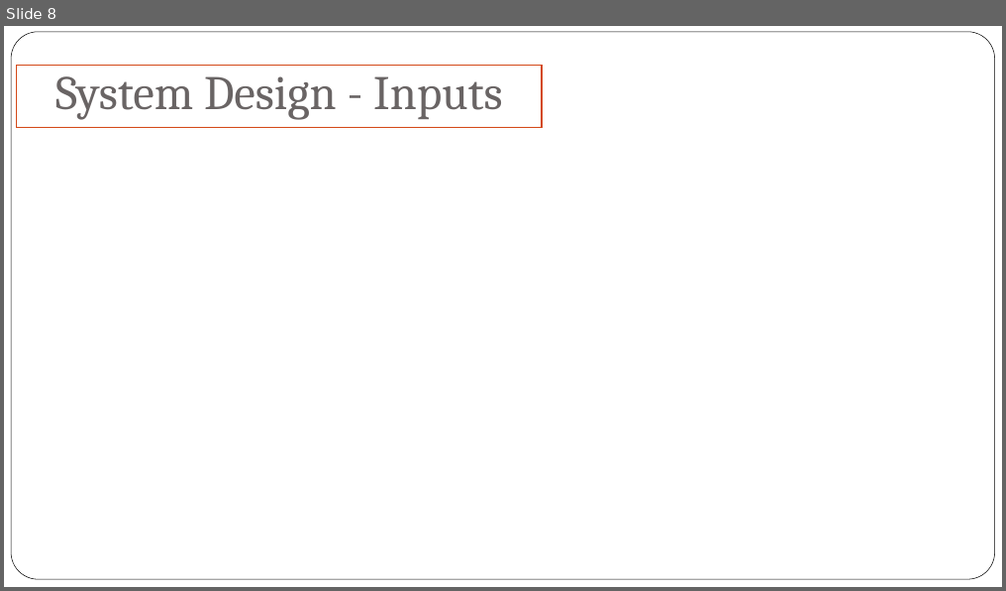
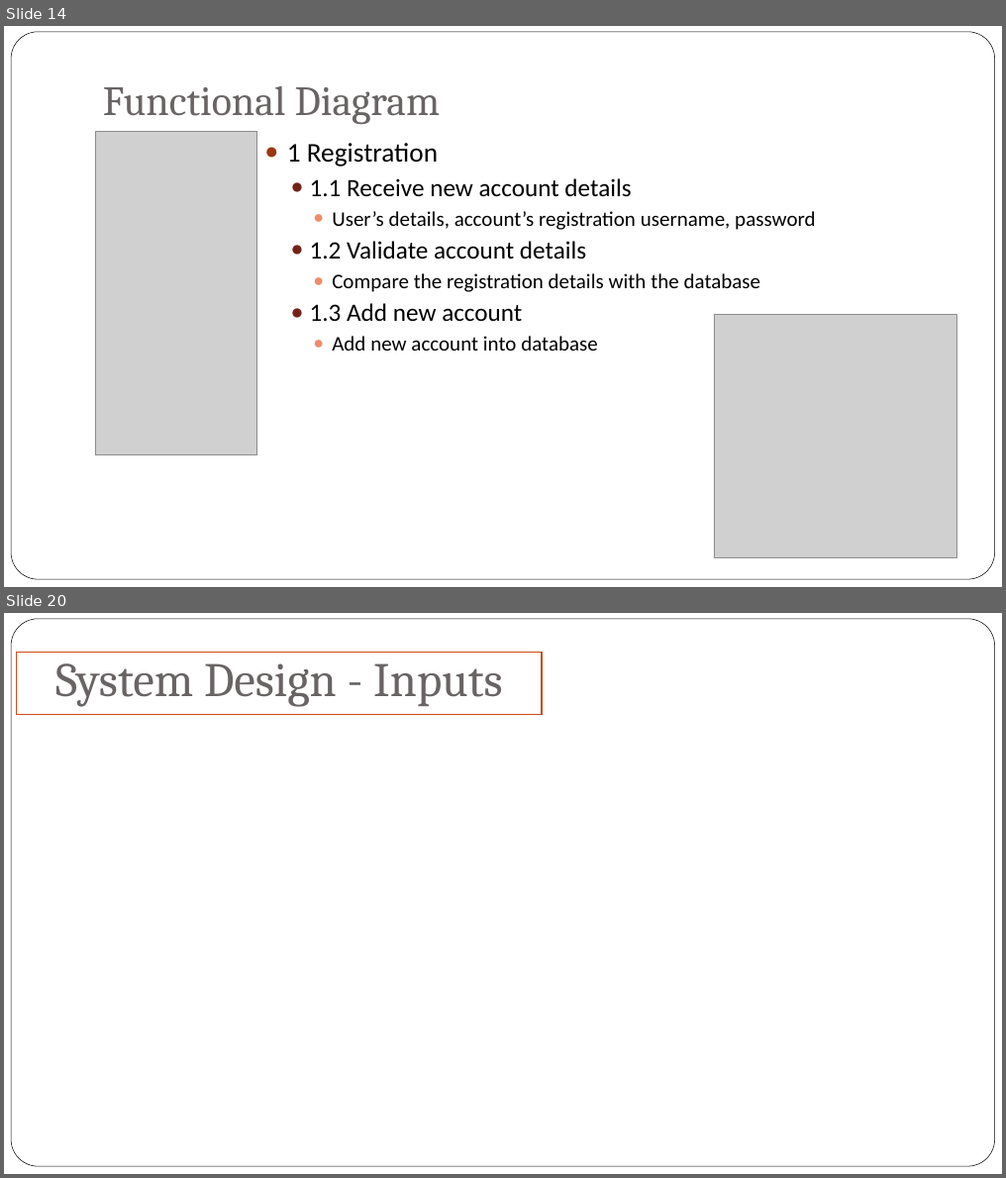
Before and after one commit to jyu1129/Library-System-IS-assignment, a slide deck: Final presentation/CaseStudy Final Presentation.pptx. Shown one above the other, each under a label of ours: slide 8 before the commit, slides 14 and 20 after it; the slides between them are not shown. The pictures are 1006x591 and 1006x1178 pixels, drawn with LibreOffice and Linux fonts; fonts in the diff are those of the drawing; grey boxes stand for pictures; background and template pictures are left out. Boxes give left, top, right and bottom in pixels: in the first picture for what was removed or moved away, otherwise in the second. Text is boxed around its words. In the diff, an @@ line names an element or a change of style, - is before the commit and + after.

```diff
--- a/Final presentation/CaseStudy Final Presentation.pptx
+++ b/Final presentation/CaseStudy Final Presentation.pptx
@@ slide 14 added at box(4, 26, 1002, 587), background picture (left out); not listed: 1 template element that a slide beside it also shows @@
@@ title added at box(103, 86, 441, 124), 40 pt, text #696464 @@
+Functional Diagram
@@ picture added at box(95, 132, 257, 455) @@
@@ text added at box(287, 143, 816, 351), 20 pt, text #000000 @@
+● 1 Registration
+  ● 1.1 Receive new account details
+    ● User’s details, account’s registration username, password
+  ● 1.2 Validate account details
+    ● Compare the registration details with the database
+  ● 1.3 Add new account
+    ● Add new account into database
@@ picture added at box(714, 315, 957, 559) @@
@@ what was slide 8 is now slide 20 @@
```
Also in this commit, not shown: 1 slide changed, 11 other slides added, 3 other files.
